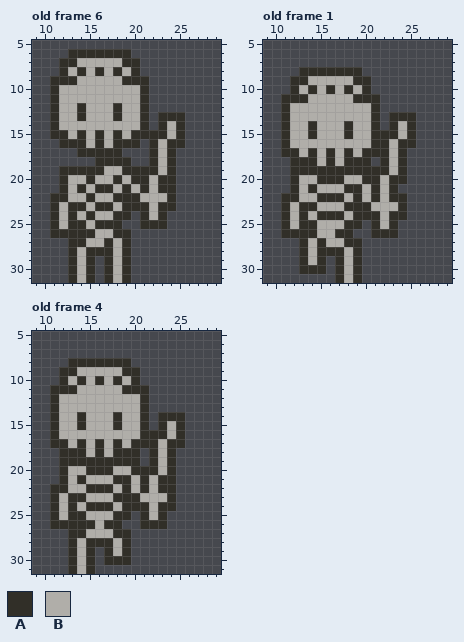
A pixel-art file gets an edit: Assets/enemies/skeleton.aseprite. Above is the file before it was changed.
32x32 pixels, 6 frames. Shown: old frame 6: x 9..29, y 5..31; old frame 1: x 9..29, y 5..31; old frame 4: x 9..29, y 5..31. The commit also changed other frames, which this record leaves out.
Palette (. is transparent): A #312f28  B #b0aea9
Pixels before, old frame 6, first column x 11:
 6 ..AAAAAAA......
 7 .AABBBBBAA.....
 8 .ABABABABA.....
 9 AAABBBBBAAA....
10 ABBBBBBBBBA....
11 ABBBBBBBBBA....
12 ABBABBBABBA....
13 ABBABBBABBA.AAA
14 ABBBBBBBBBA.ABA
15 AABABABABAAAABA
16 .AAABABAAA.ABAA
17 ...AAAAA...ABA.
18 .....AAAA..ABA.
19 .AAAAABBAAAABA.
20 .ABBABBABAABAA.
21 .ABABAABABABAA.
22 AABBABBAAABBBA.
23 ABAABAABAAABAA.
24 ABABABBAA.ABA..
25 ABAABAAA..AAA..
26 AAAAABBAA......
27 ..AABBABA......
28 ..ABAAABA......
29 ..ABA.ABA......
30 ..ABA.ABA......
31 ..ABA.ABA......
Pixels before, old frame 1, first column x 11:
 8 ..AAAAAAA......
 9 .AABBBBBAA.....
10 .ABABABABA.....
11 AAABBBBBAAA....
12 ABBBBBBBBBA....
13 ABBBBBBBBBA.AAA
14 ABBABBBABBA.ABA
15 ABBABBBABBAAABA
16 ABBBBBBBBBAABAA
17 AABABABABAAABA.
18 .AAABABAAA.ABA.
19 .AAAAAAAAAAABA.
20 .ABBAAABBAABAA.
21 .ABABBBAABABA..
22 AABBAAABABABAA.
23 ABAABBBAAABBBA.
24 ABABAAABAAABAA.
25 ABAABBBAA.ABA..
26 AAAABBAA..AAA..
27 ..ABABBAA......
28 ..ABAAABA......
29 ..ABA.ABA......
30 ..AAA.ABA......
31 ......ABA......
Pixels before, old frame 4, first column x 11:
 8 ..AAAAAAA......
 9 .AABBBBBAA.....
10 .ABABABABA.....
11 AAABBBBBAAA....
12 ABBBBBBBBBA....
13 ABBBBBBBBBA....
14 ABBABBBABBA.AAA
15 ABBABBBABBA.ABA
16 ABBBBBBBBBAAABA
17 AABABABABAAABAA
18 .AAABABAAA.ABA.
19 .AAAAAAAAA.ABA.
20 .ABBAAABBAAABA.
21 .ABABBBAABABAA.
22 AABBAAABABABAA.
23 ABAABBBAAABBBA.
24 ABABAAABAAABAA.
25 ABAABBBAA.ABA..
26 AAAAABAA..AAA..
27 ..AABBBAA......
28 ..ABAAABA......
29 ..ABA.ABA......
30 ..ABA.AAA......
31 ..ABA..........
The result:
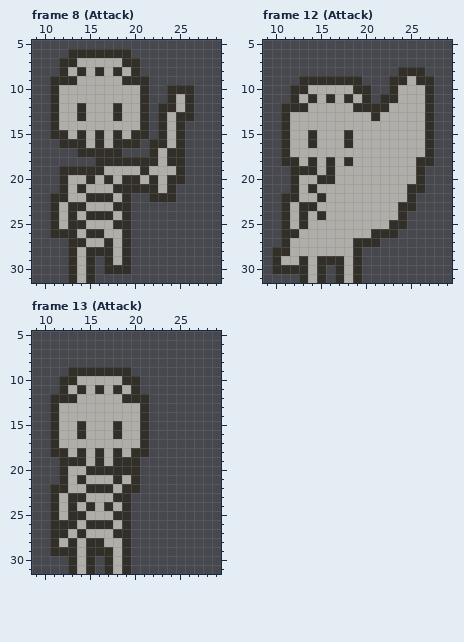
A new or re-ordered frame is compared with the old frame closest to it.
What changed:
frames 6 -> 14
Changed rows in their new state; - is an unchanged pixel.
Frame 8 (Attack) is new; against old frame 6:
first column x 14:
10 ----------AAA
11 ----------ABA
12 ---------AABA
13 ----------B-A
15 --------.----
16 ---------AB--
17 -----------A-
18 ------AA---A-
19 -----BB-B-BA-
20 ---ABA-BAB-A-
21 --BBA-A-AB---
22 --AAB-..AA---
23 --BBA-.....--
24 --AAB--...---
25 --BB-A-...---
26 B-A-B--------
first column x 17:
30 -A-
31 ...
Frame 12 (Attack) is new; against old frame 1:
first column x 10:
 8 ---.......----AAA-
 9 --.-AAAAA-.--AABAA
10 ---AB-B-BA---ABBBA
11 -.-BA-A-AB-.AABBBA
12 --AA-----AA-ABBBBA
13 ------------BBBBBA
14 ----B---B--BBB-BBA
15 -----------BBB-BBA
16 ----A---A--BB-BBBA
17 --B-B-B-B-BBB-BBBA
18 -A-B-----BBBB-BBAA
19 -----B-BBBBBB-BBA-
20 -------B--BB-BBBA-
21 --------BB-B-BBAA-
22 ------BB-B-B-BBA--
23 --------BBB----A--
24 ------BB-BBB-B----
25 ----B---BBBB--A---
26 ---BB--BBBB-------
27 -ABB-B--B-AA------
28 AABB-BBB----------
29 ABB---A-----------
30 AAA-B-------------
31 ---ABA------------
Frame 13 (Attack) is new; against old frame 4:
first column x 11:
 8 --.......------
 9 -.-AAAAA-.-----
10 --AB-B-BA------
11 .-BA-A-AB-.----
12 -AA-----AA-----
14 ---B---B----...
15 ------------...
16 ---A---A---....
17 -B-B-B-B-B-....
18 A-B-----B-A...-
19 ----B-B----...-
20 -------AA-....-
21 --------BA....-
22 ---------A....-
23 ---------.....-
24 -----B---.....-
25 ----------...--
26 ---B-A-BA-...--
27 AAB------------
28 AB----B--------
29 AA---A---------
30 -------B-------
31 ------ABA------
Where, in picture pixels (left, top, right, bottom), the same in both pictures:
changed: (77, 85, 194, 283)
changed: (272, 67, 434, 283)
changed: (50, 358, 185, 574)
